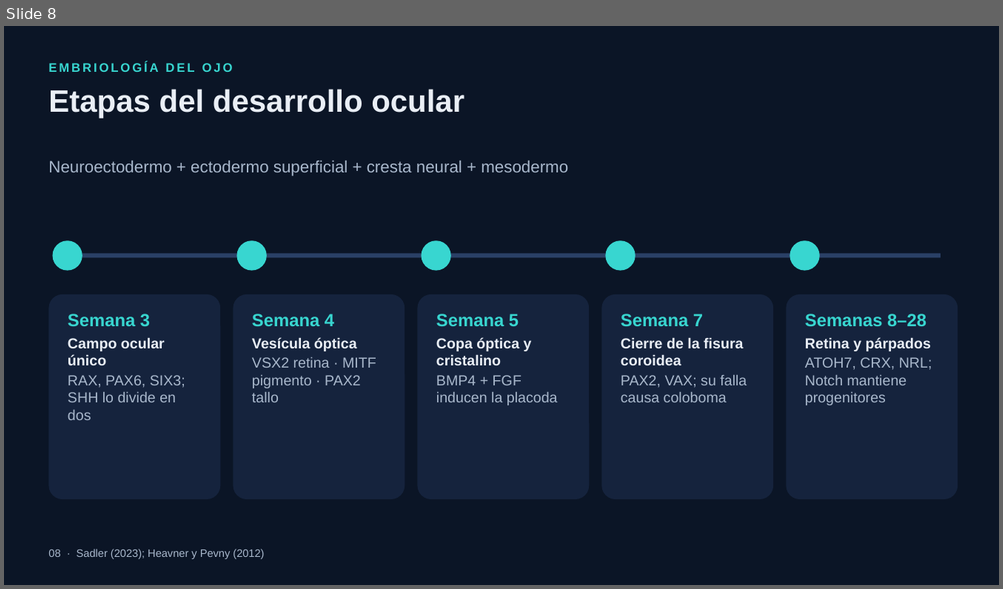
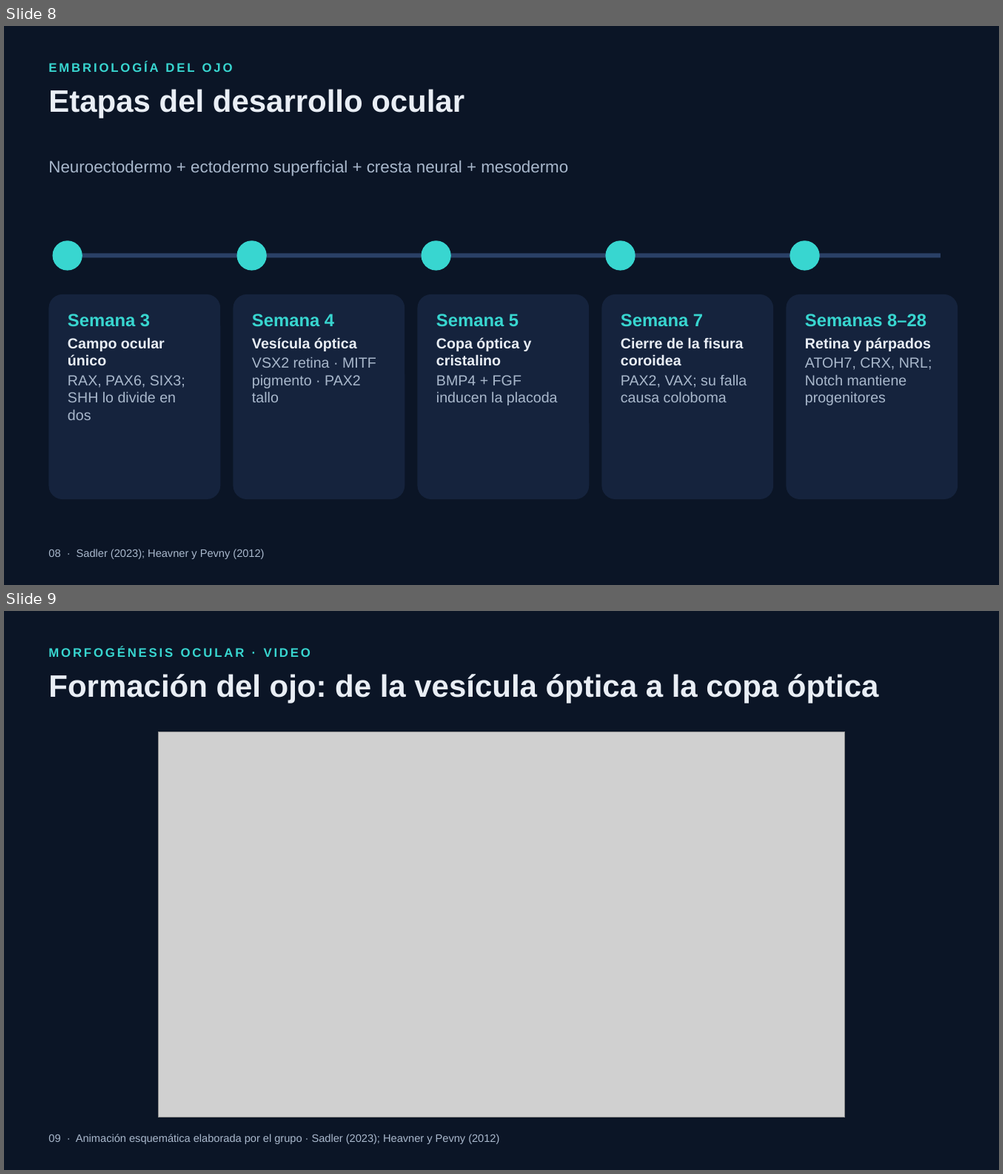
Before and after one commit to denisjara/denisjara, a slide deck: monografia-vision-audicion/Presentacion_Vision_Audicion.pptx. Shown one above the other, each under a label of ours: slide 8 before the commit, slides 8 and 9 after it. The pictures are 1003x589 and 1003x1174 pixels, drawn with LibreOffice and Linux fonts; fonts in the diff are those of the drawing; grey boxes stand for pictures. Boxes give left, top, right and bottom in pixels: in the first picture for what was removed or moved away, otherwise in the second. Text is boxed around its words. In the diff, an @@ line names an element or a change of style, - is before the commit and + after.

```diff
--- a/monografia-vision-audicion/Presentacion_Vision_Audicion.pptx
+++ b/monografia-vision-audicion/Presentacion_Vision_Audicion.pptx
@@ slide 9 added at bbox=[4, 611, 999, 1170], background #0B1526 @@
@@ text added at bbox=[48, 647, 310, 657], 12 pt, text #38D6D0, bold @@
+MORFOGÉNESIS OCULAR · VIDEO
@@ text added at bbox=[48, 674, 879, 703], 30 pt, text #E9EEF5, bold @@
+Formación del ojo: de la vesícula óptica a la copa óptica
@@ picture added at bbox=[159, 732, 845, 1118] @@
@@ text added at bbox=[48, 1134, 499, 1145], 10.5 pt, text #A9B8CC @@
+09 · Animación esquemática elaborada por el grupo · Sadler (2023); Heavner y Pevny (2012)
```
Also in this commit, not shown: 14 slides changed, 2 other slides added, 2 slides removed, 3 other files.
